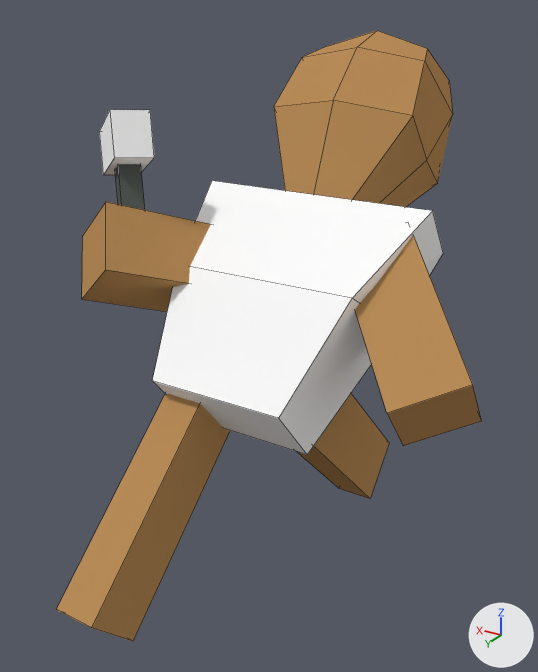
The Blender file King Of Kings Docs/Models/slave2f.blend as it was, and as the next commit left it.
Both versions are drawn from a 50 mm camera at (-2.94, 4.83, 4.84) aimed at (0.06, -0.17, 2.34). Lighting does not change. The marker at lower right points along +X, +Y and +Z. Mesh edges are drawn as thin lines.

The scene before the commit, as lines of its bpy script (objects in view):
```python
ob_cube_002 = bpy.data.objects.new('Cube.002', me_cube_002)
ob_cube_002.location = (0.94, -0.11, 2.83)
ob_cube_002.rotation_euler = (2.02, -0.799, -0.918)  # degrees (116, -46, -53)
ob_cube_002.scale = (0.303, 0.303, 0.761)
ob_cube_003 = bpy.data.objects.new('Cube.003', me_cube_003)
ob_cube_003.location = (-1.12, -0.26, 2.61)
ob_cube_003.rotation_euler = (0.98, 0.382, 0.507)  # degrees (56, 22, 29)
ob_cube_003.scale = (0.303, 0.303, 0.761)
ob_cube_004 = bpy.data.objects.new('Cube.004', me_cube_004)
ob_cube_004.location = (-0.39, -0.46, 1.44)
ob_cube_004.rotation_euler = (-0.782, 0.0, 0.0)  # degrees (-45, 0, 0)
ob_cube_004.scale = (0.173, 0.308, 1.27)
ob_cube_005 = bpy.data.objects.new('Cube.005', me_cube_005)
ob_cube_005.location = (0.39, 0.83, 1.44)
ob_cube_005.rotation_euler = (0.873, 0.0, 0.0)  # degrees (50, 0, 0)
ob_cube_005.scale = (0.173, 0.308, 1.27)
ob_cube_007 = bpy.data.objects.new('Cube.007', me_cube_007)
ob_cube_007.location = (1.25, 0.1, 3.4)
ob_cube_007.rotation_euler = (0.382, -0.0531, 0.896)  # degrees (22, -3, 51)
ob_cube_007.scale = (0.0941, 0.0941, 0.328)
# me_cube_004
# before: 0 (-1.0, -1.0, -1.0) at pixel (389, 442), 1 (-1.0, 1.0, -1.0) at pixel (370, 498), 2 (1.0, 1.0, -1.0) at pixel (339, 488), 3 (1.0, -1.0, -1.0), 4 (-1.0, -1.0, 1.0)
# before: 5 (-1.0, 1.0, 1.0), 6 (1.0, 1.0, 1.0), 7 (1.0, -1.0, 1.0)
# me_cube_002
# before: 0 (-1.0, -1.0, -1.0) at pixel (81, 299), 1 (-1.0, 1.0, -1.0) at pixel (105, 269), 2 (1.0, 1.0, -1.0) at pixel (105, 201), 3 (1.0, -1.0, -1.0) at pixel (82, 235), 4 (-1.0, -1.0, 1.0)
# before: 5 (-1.0, 1.0, 1.0), 6 (1.0, 1.0, 1.0), 7 (1.0, -1.0, 1.0)
# me_cube_003
# before: 0 (-1.0, -1.0, -1.0) at pixel (481, 421), 1 (-1.0, 1.0, -1.0) at pixel (472, 384), 2 (1.0, 1.0, -1.0) at pixel (386, 413), 3 (1.0, -1.0, -1.0) at pixel (403, 445), 4 (-1.0, -1.0, 1.0)
# before: 5 (-1.0, 1.0, 1.0) at pixel (408, 222), 6 (1.0, 1.0, 1.0), 7 (1.0, -1.0, 1.0)
# me_cube_005
# before: 0 (-1.0, -1.0, -1.0) at pixel (133, 641), 1 (-1.0, 1.0, -1.0) at pixel (91, 627), 2 (1.0, 1.0, -1.0) at pixel (56, 609), 3 (1.0, -1.0, -1.0), 4 (-1.0, -1.0, 1.0)
# before: 5 (-1.0, 1.0, 1.0), 6 (1.0, 1.0, 1.0), 7 (1.0, -1.0, 1.0)
# also in view: 'Cube.008' at (1.38, -0.04, 3.85); 'Cube' at (0.0, -1.7, 3.84); 'Cube.001' at (-0.01, -0.28, 2.54)
```
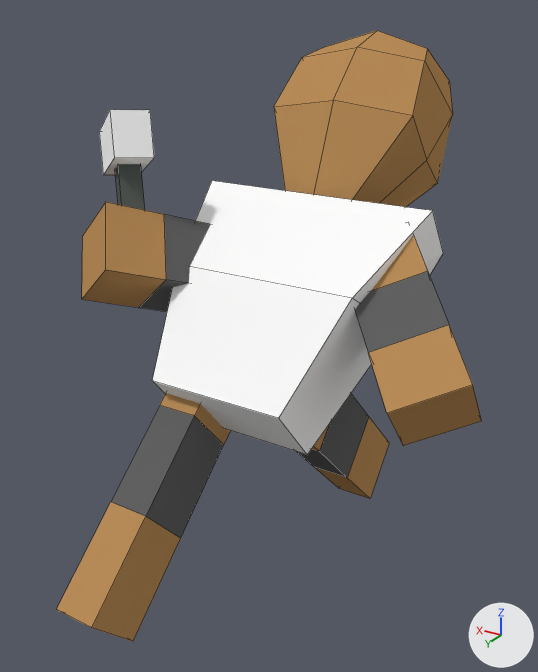
The change, as a diff of the scene's bpy script:
```diff
--- a/King Of Kings Docs/Models/slave2f.blend.py
+++ b/King Of Kings Docs/Models/slave2f.blend.py
@@ me_cube_004 @@
 me_cube_004.from_pydata(...)  # 8 vertices, 6 faces; spans x -1.0..1.0, y -1.0..1.0, z -1.0..1.0
 # used by ob_cube_004; location = (-0.39, -0.46, 1.44); rotation_euler = (-0.782, 0.0, 0.0), in degrees (-45, 0, 0); scale = (0.173, 0.308, 1.27)
 # verts and faces of me_cube_004; kept vertices keep their numbers, new ones are numbered from 8
+# me_cube_004 part 1
+delete_faces([(0, 4, 5, 1), (1, 5, 6, 2), (2, 6, 7, 3), (0, 3, 7, 4)])
+for new, old in zip([*range(8, 12)], [*range(0, 4)]): verts[new] = verts[old] + (0.0, 0.0, 0.67)
+for new, old in zip([*range(12, 16)], [*range(4, 8)]): verts[new] = verts[old] + (0.0, 0.0, -0.67)
+faces += [(0, 8, 9, 1), (1, 9, 10, 2), (2, 10, 11, 3), (0, 3, 11, 8), (4, 12, 15, 7), (6, 7, 15, 14)]  # mat_material_002 (orange #b98d59)
+faces += [(5, 6, 14, 13), (4, 5, 13, 12)]  # mat_material_002 (orange #b98d59)
+faces += [(8, 11, 15, 12), (10, 14, 15, 11), (9, 13, 14, 10), (8, 12, 13, 9)]  # mat_material_007 (dark grey #626262)
 me_cube_004.materials.append(mat_material_002)
+me_cube_004.materials.append(mat_material_007)  # dark grey #626262
@@ me_cube_002 @@
 me_cube_002.from_pydata(...)  # 8 vertices, 6 faces; spans x -1.0..1.0, y -1.0..1.0, z -1.0..1.0
 # used by ob_cube_002; location = (0.94, -0.11, 2.83); rotation_euler = (2.02, -0.799, -0.918), in degrees (116, -46, -53); scale = (0.303, 0.303, 0.761)
 # verts and faces of me_cube_002; kept vertices keep their numbers, new ones are numbered from 8
+# me_cube_002 part 2
+delete_faces([(0, 4, 5, 1), (1, 5, 6, 2), (2, 6, 7, 3), (0, 3, 7, 4)])
+for new, old in zip([*range(8, 12)], [*range(0, 4)]): verts[new] = verts[old] + (0.0, 0.0, 0.67)
+for new, old in zip([*range(12, 16)], [*range(4, 8)]): verts[new] = verts[old] + (0.0, 0.0, -0.67)
+faces += [(0, 8, 9, 1), (1, 9, 10, 2), (2, 10, 11, 3), (0, 3, 11, 8), (4, 12, 15, 7), (6, 7, 15, 14)]  # mat_material_002 (orange #b98d59)
+faces += [(5, 6, 14, 13), (4, 5, 13, 12)]  # mat_material_002 (orange #b98d59)
+faces += [(8, 11, 15, 12), (10, 14, 15, 11), (9, 13, 14, 10), (8, 12, 13, 9)]  # mat_material_007 (dark grey #626262)
 me_cube_002.materials.append(mat_material_002)
+me_cube_002.materials.append(mat_material_007)  # dark grey #626262
@@ me_cube_003 @@
 me_cube_003.from_pydata(...)  # 8 vertices, 6 faces; spans x -1.0..1.0, y -1.0..1.0, z -1.0..1.0
 # used by ob_cube_003; location = (-1.12, -0.26, 2.61); rotation_euler = (0.98, 0.382, 0.507), in degrees (56, 22, 29); scale = (0.303, 0.303, 0.761)
 # verts and faces of me_cube_003; kept vertices keep their numbers, new ones are numbered from 8
+# me_cube_003 part 3
+delete_faces([(0, 4, 5, 1), (1, 5, 6, 2), (2, 6, 7, 3), (0, 3, 7, 4)])
+for new, old in zip([*range(8, 12)], [*range(0, 4)]): verts[new] = verts[old] + (0.0, 0.0, 0.67)
+for new, old in zip([*range(12, 16)], [*range(4, 8)]): verts[new] = verts[old] + (0.0, 0.0, -0.67)
+faces += [(0, 8, 9, 1), (1, 9, 10, 2), (2, 10, 11, 3), (0, 3, 11, 8), (4, 12, 15, 7), (6, 7, 15, 14)]  # mat_material_002 (orange #b98d59)
+faces += [(5, 6, 14, 13), (4, 5, 13, 12)]  # mat_material_002 (orange #b98d59)
+faces += [(8, 11, 15, 12), (10, 14, 15, 11), (9, 13, 14, 10), (8, 12, 13, 9)]  # mat_material_007 (dark grey #626262)
 me_cube_003.materials.append(mat_material_002)
+me_cube_003.materials.append(mat_material_007)  # dark grey #626262
@@ me_cube_005 @@
 me_cube_005.from_pydata(...)  # 8 vertices, 6 faces; spans x -1.0..1.0, y -1.0..1.0, z -1.0..1.0
 # used by ob_cube_005; location = (0.39, 0.83, 1.44); rotation_euler = (0.873, 0.0, 0.0), in degrees (50, 0, 0); scale = (0.173, 0.308, 1.27)
 # verts and faces of me_cube_005; kept vertices keep their numbers, new ones are numbered from 8
-me_cube_005.materials.append(mat_material_002)  # orange #b98d59
+# me_cube_005 part 4
+delete_faces([(0, 4, 5, 1), (1, 5, 6, 2), (2, 6, 7, 3), (0, 3, 7, 4)])
+for new, old in zip([*range(8, 12)], [*range(0, 4)]): verts[new] = verts[old] + (0.0, 0.0, 0.67)
+for new, old in zip([*range(12, 16)], [*range(4, 8)]): verts[new] = verts[old] + (0.0, 0.0, -0.67)
+faces += [(0, 8, 9, 1), (1, 9, 10, 2), (2, 10, 11, 3), (0, 3, 11, 8), (4, 12, 15, 7), (6, 7, 15, 14)]  # mat_material_000 (orange #b98d59)
+faces += [(5, 6, 14, 13), (4, 5, 13, 12)]  # mat_material_000 (orange #b98d59)
+faces += [(8, 11, 15, 12), (10, 14, 15, 11), (9, 13, 14, 10), (8, 12, 13, 9)]  # mat_material_007 (dark grey #626262)
+me_cube_005.materials.append(mat_material_000)  # orange #b98d59
+me_cube_005.materials.append(mat_material_007)  # dark grey #626262
```

Changed parts and their boxes [x1, y1, x2, y2] in the pictures (538 x 672 px):
part 1 of me_cube_004, built on: [296, 394, 372, 480] in both
part 2 of me_cube_002, built on: [136, 213, 211, 311] in both
part 3 of me_cube_003, built on: [355, 245, 455, 368] in both
part 4 of me_cube_005, built on: [109, 393, 225, 541] in both
